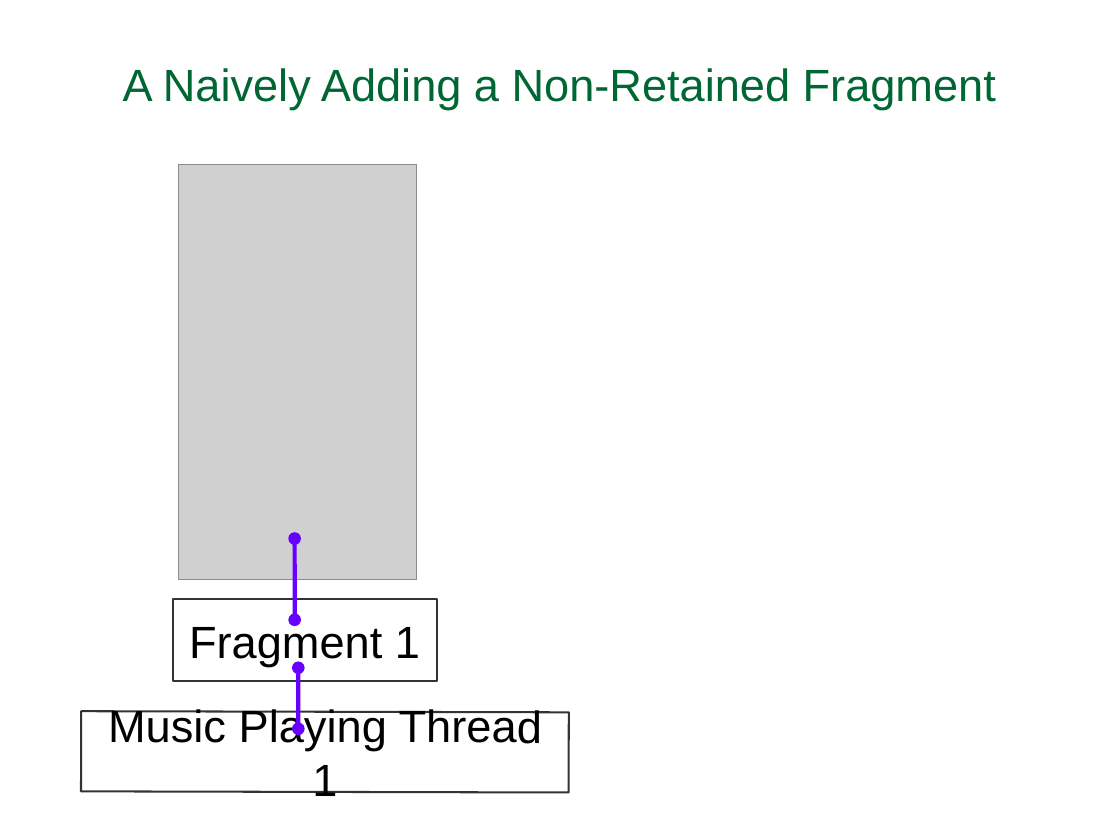
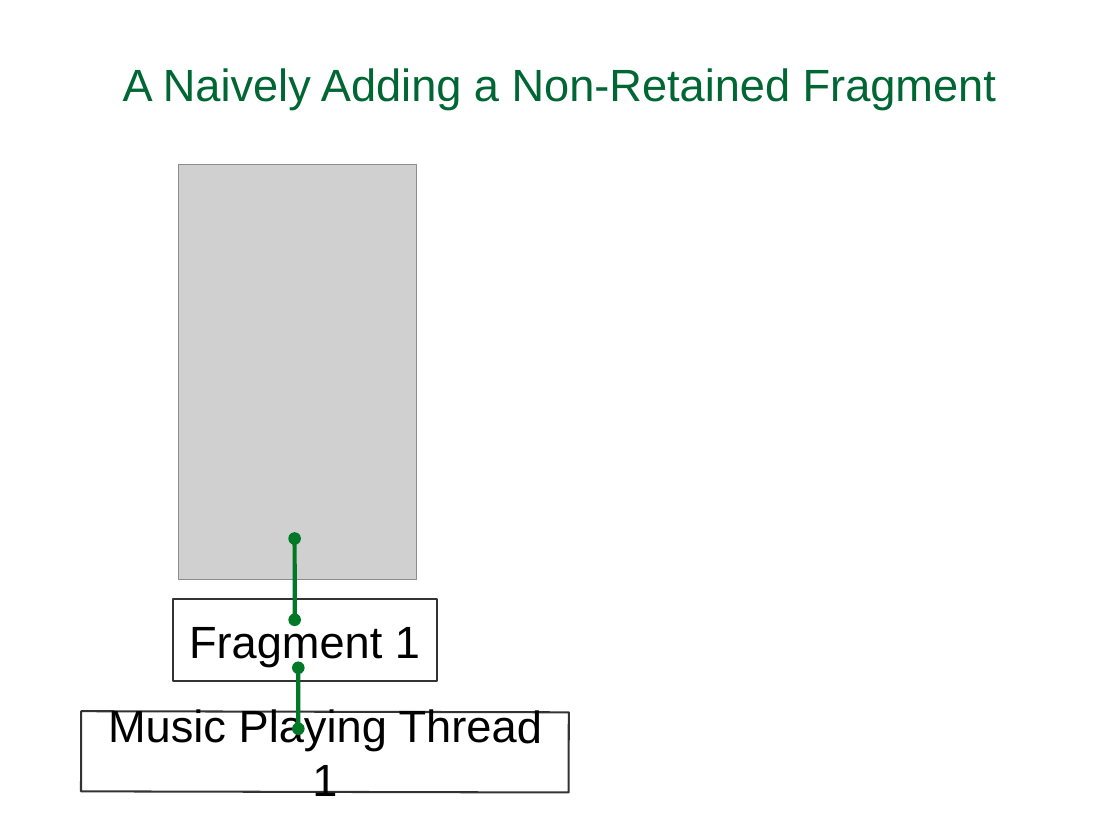
Before and after one commit to flocela/RFragmentWithThread, a slide deck: slide 4 of RFragmentWithThread.odp. Drawn at 1120x840 pixels with LibreOffice and Linux fonts; fonts in the diff are those of the drawing; grey boxes stand for pictures. Boxes give left, top, right and bottom in pixels: in the first picture for what was removed or moved away, otherwise in the second. Text is boxed around its words. In the diff, an @@ line names an element or a change of style, - is before the commit and + after.

```diff
--- a/RFragmentWithThread.odp
+++ b/RFragmentWithThread.odp
@@ double arrow (295, 539) - (295, 620): stroke #6600FF 3 pt to #007826 3 pt @@
@@ double arrow (299, 668) - (299, 729): stroke #6600FF 3 pt to #007826 3 pt @@
```
Also in this commit, not shown: 1 other slide changed, 3 slides added, 1 slide removed, 1 other file.
